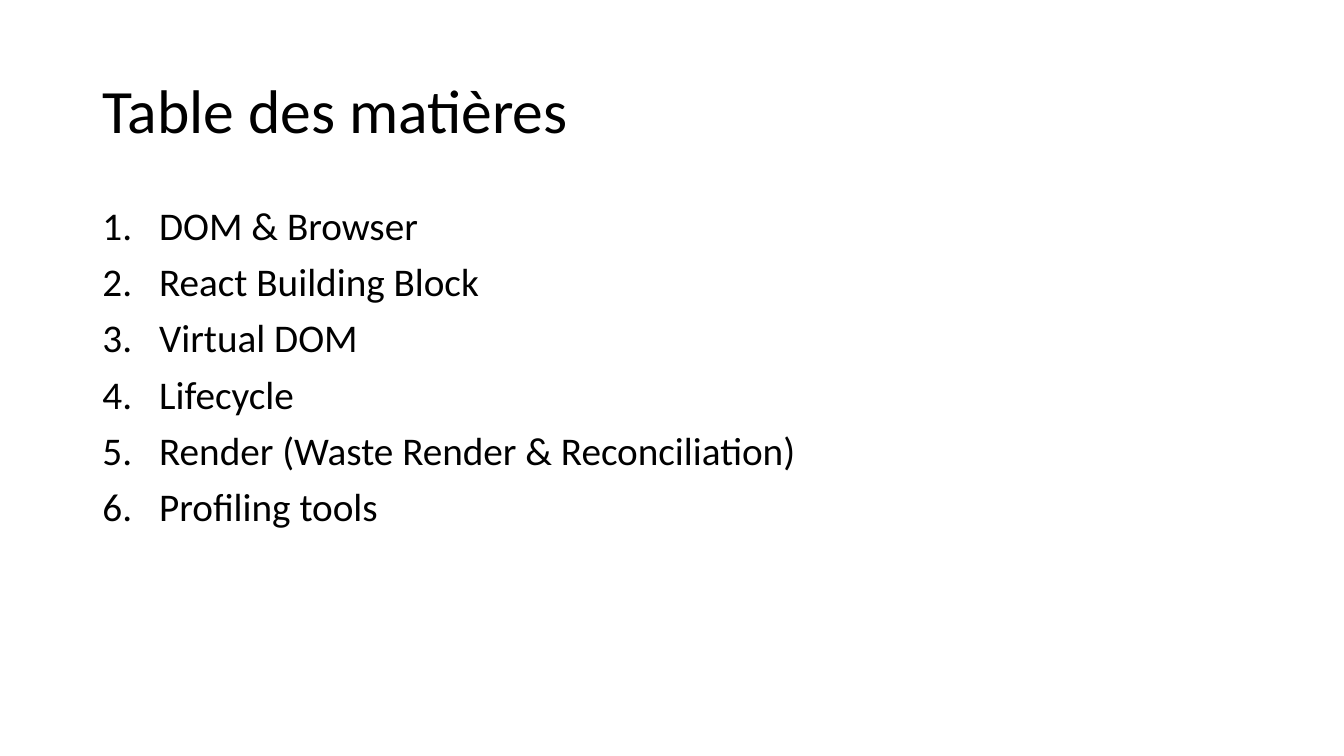
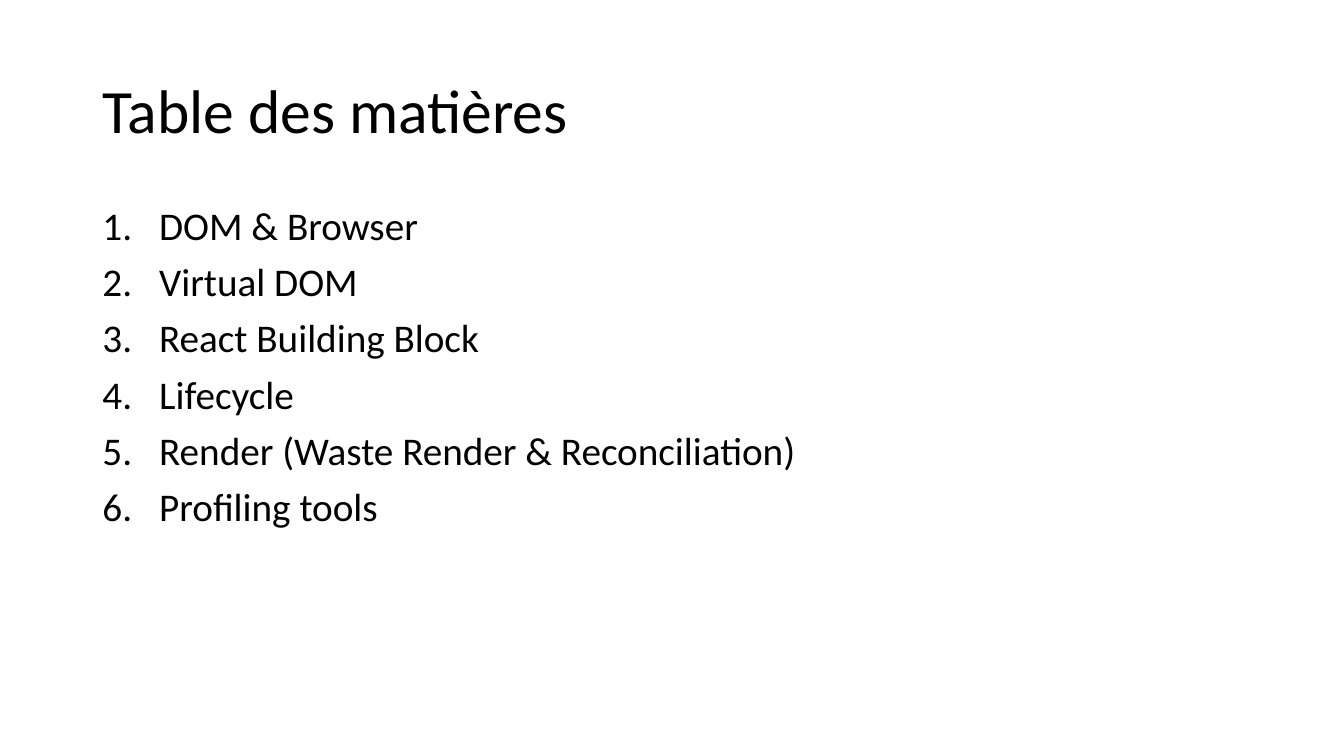
Before and after one commit to samuelgaudreau/formation-front-end-3, a slide deck: slide 3 of part-2/React-Perfo.pptx. Drawn at 1344x756 pixels with LibreOffice and Linux fonts; fonts in the diff are those of the drawing. Boxes give left, top, right and bottom in pixels: in the first picture for what was removed or moved away, otherwise in the second. Text is boxed around its words. In the diff, an @@ line names an element or a change of style, - is before the commit and + after.

```diff
--- a/part-2/React-Perfo.pptx
+++ b/part-2/React-Perfo.pptx
@@ text at [159,268,358,297]: paragraph added @@
+2. Virtual DOM
@@ text at [159,324,358,353]: paragraph removed @@
-3. Virtual DOM
```
Also in this commit, not shown: 13 other slides changed, 4 slides added, 1 slide removed.
